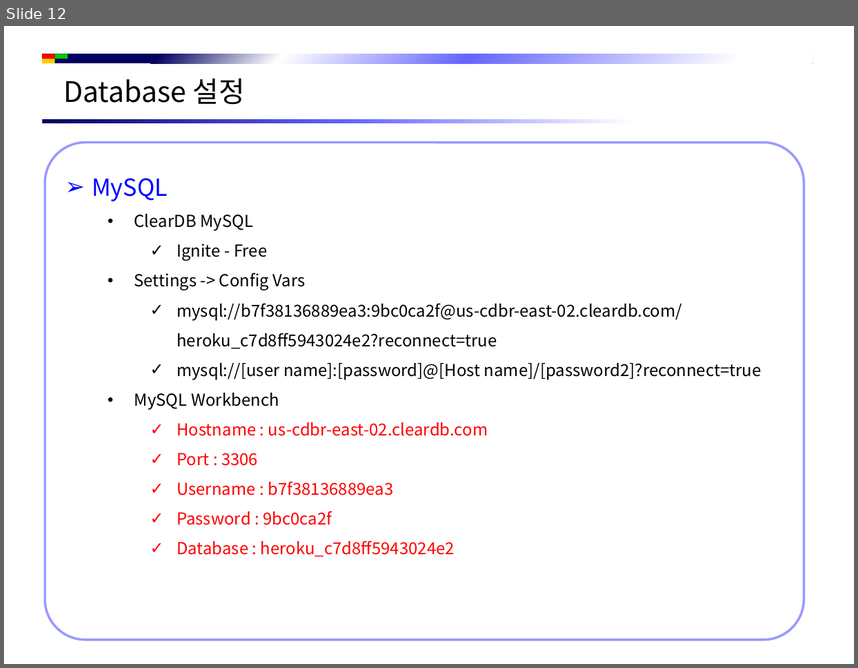
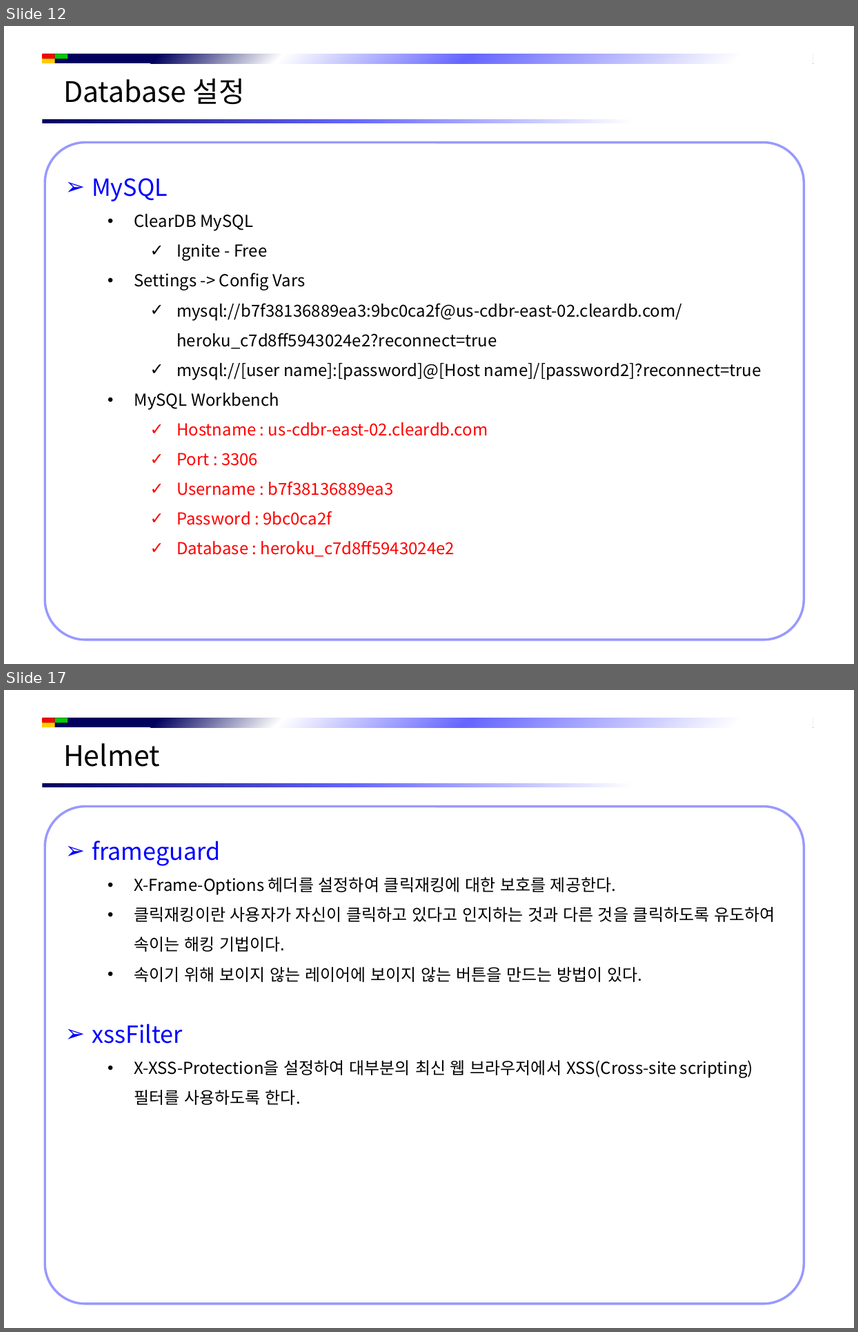
Before and after one commit to jsh-1235/Document, a slide deck: Back-End/NodeJS/NodeJS 시작 하기.pptx. Shown one above the other, each under a label of ours: slide 12 before the commit, slides 12 and 17 after it; the slides between them are not shown. The pictures are 858x668 and 858x1332 pixels, drawn with LibreOffice and Linux fonts; fonts in the diff are those of the drawing; background and template pictures are left out. Boxes give left, top, right and bottom in pixels: in the first picture for what was removed or moved away, otherwise in the second. Text is boxed around its words. In the diff, an @@ line names an element or a change of style, - is before the commit and + after.

```diff
--- a/Back-End/NodeJS/NodeJS 시작 하기.pptx
+++ b/Back-End/NodeJS/NodeJS 시작 하기.pptx
@@ slide 17 added at [4, 690, 854, 1328], background #FFFFFF; not listed: 5 template elements that a slide beside it also shows @@
@@ text added at [63, 743, 160, 767], 24 pt, text #000000 @@
+Helmet
@@ rounded rectangle added at [45, 807, 804, 1304], fill #FFFFFF, outline #9999FF 2 pt, 14 pt, text #000000 @@
+➢ frameguard
+  • X-Frame-Options 헤더를 설정하여 클릭재킹에 대한 보호를 제공한다.
+  • 클릭재킹이란 사용자가 자신이 클릭하고 있다고 인지하는 것과 다른 것을 클릭하도록 유도하여 속이는 해킹 기법이다.
+  • 속이기 위해 보이지 않는 레이어에 보이지 않는 버튼을 만드는 방법이 있다.
+➢ xssFilter
+  • X-XSS-Protection을 설정하여 대부분의 최신 웹 브라우저에서 XSS(Cross-site scripting) 필터를 사용하도록 한다.
```
Also in this commit, not shown: 5 other slides added, 6 other files.
